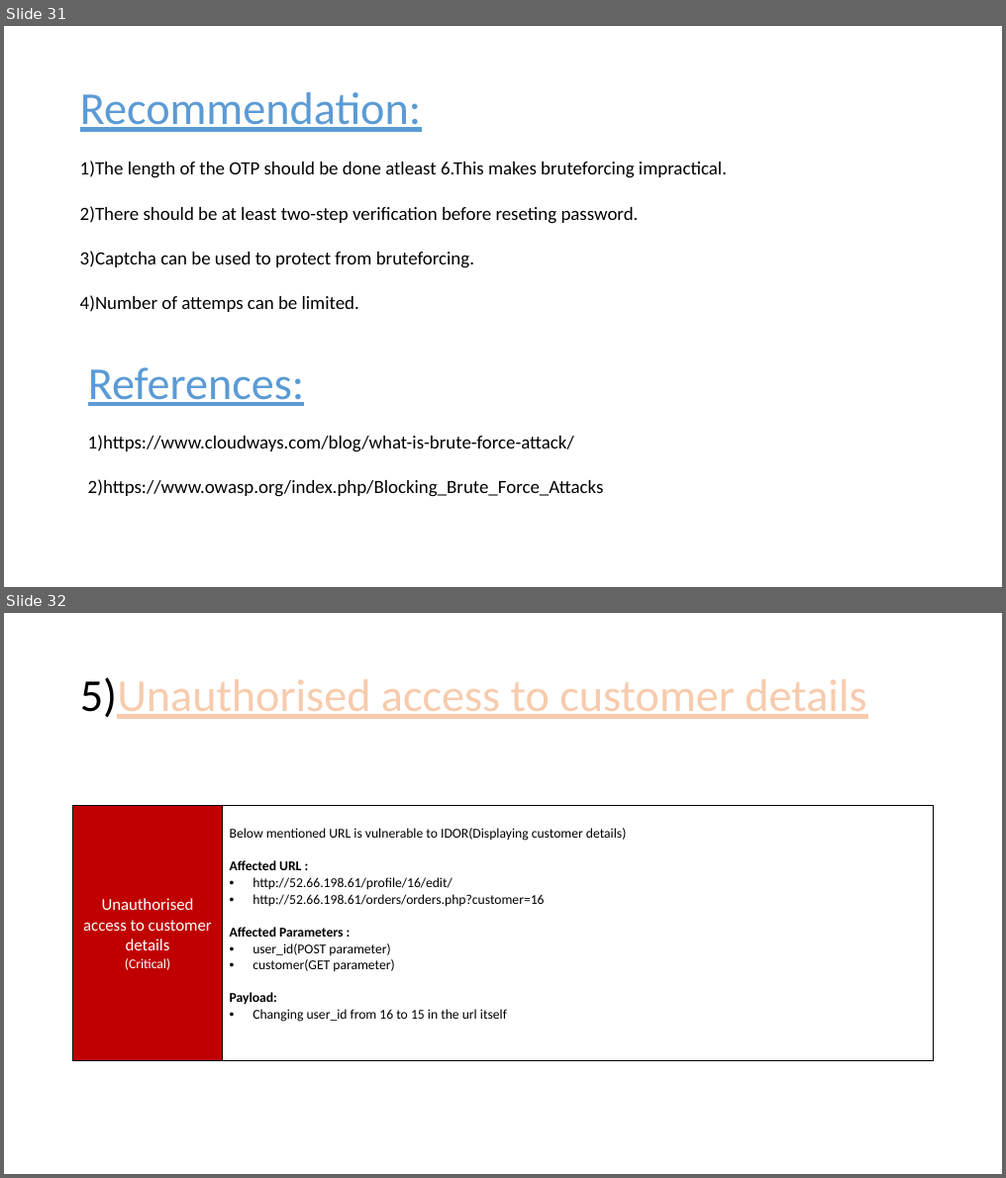
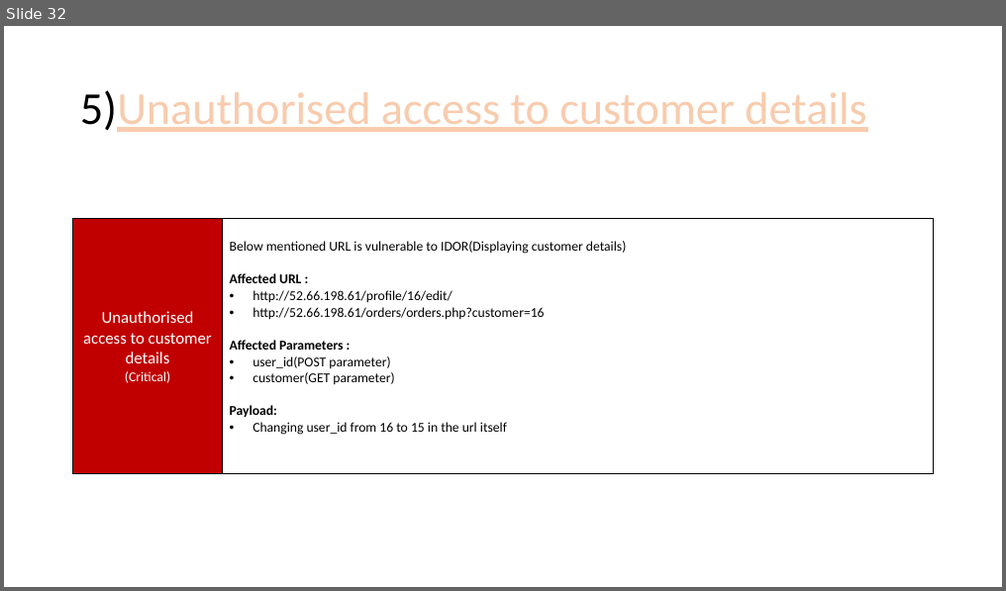
Before and after one commit to RocktimRajkumar/CEH-hack-a-thon, a slide deck: reports/Lifestyle Store/LifeStyle Store Application Reports.pptx. Shown one above the other, each under a label of ours: slides 31 and 32 before the commit, slide 32 after it. The pictures are 1006x1178 and 1006x591 pixels, drawn with LibreOffice and Linux fonts; fonts in the diff are those of the drawing. Boxes give left, top, right and bottom in pixels: in the first picture for what was removed or moved away, otherwise in the second. Text is boxed around its words. In the diff, an @@ line names an element or a change of style, - is before the commit and + after.

Commit message:
reports: Forced Browsing Flaws ppt done

```diff
--- a/reports/Lifestyle Store/LifeStyle Store Application Reports.pptx
+++ b/reports/Lifestyle Store/LifeStyle Store Application Reports.pptx
@@ slide 31 removed at (4, 26, 1002, 587), background #FFFFFF @@
@@ title removed at (80, 92, 421, 132) @@
-Recommendation:
@@ text removed at (80, 161, 727, 312) @@
-1)The length of the OTP should be done atleast 6.This makes bruteforcing impractical.
-2)There should be at least two-step verification before reseting password.
-3)Captcha can be used to protect from bruteforcing.
-4)Number of attemps can be limited.
@@ text removed at (88, 368, 304, 406) @@
-References:
@@ text removed at (88, 435, 604, 497) @@
-1)https://www.cloudways.com/blog/what-is-brute-force-attack/
-2)https://www.owasp.org/index.php/Blocking_Brute_Force_Attacks
```
Also in this commit, not shown: 24 slides changed, 3 slides added, 2 other slides removed, 1 other file.
